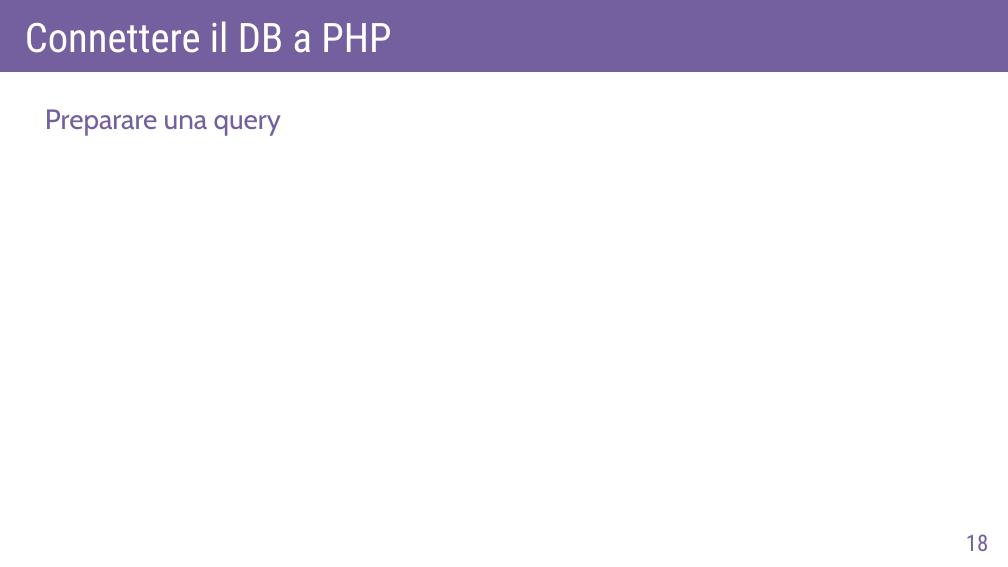
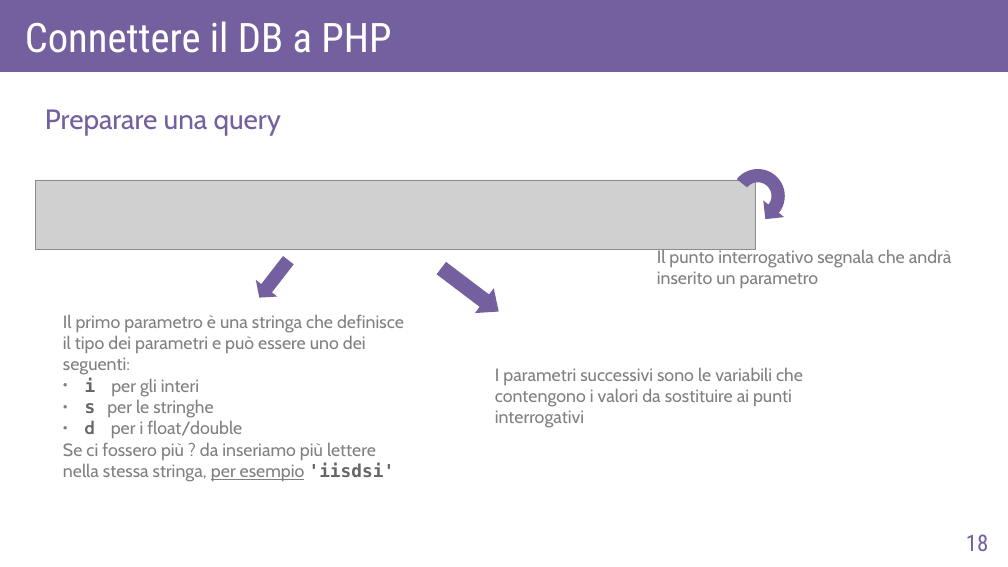
Before and after one commit to AlexF1789/corsoPHP, a slide deck: slide 18 of slide_odp/lez6.odp. Drawn at 1008x567 pixels with LibreOffice and Linux fonts; fonts in the diff are those of the drawing; grey boxes stand for pictures. Boxes give left, top, right and bottom in pixels: in the first picture for what was removed or moved away, otherwise in the second. Text is boxed around its words. In the diff, an @@ line names an element or a change of style, - is before the commit and + after.

```diff
--- a/slide_odp/lez6.odp
+++ b/slide_odp/lez6.odp
@@ freeform shape added at [720,158,796,234], fill #74609E @@
@@ picture added at [36,180,756,250] @@
@@ right arrow added at [249,252,300,306], fill #74609E @@
@@ right arrow added at [432,256,509,324], fill #74609E @@
@@ text added at [657,248,952,288], 14 pt, text #808080 @@
+Il punto interrogativo segnala che andrà inserito un parametro
@@ text added at [63,314,404,482], 14 pt, text #808080 @@
+Il primo parametro è una stringa che definisce il tipo dei parametri e può essere uno dei seguenti:
+● i per gli interi
+● s per le stringhe
+● d per i float/double
+Se ci fossero più ? da inseriamo più lettere nella stessa stringa, per esempio 'iisdsi'
@@ text added at [495,367,803,428], 14 pt, text #808080 @@
+I parametri successivi sono le variabili che contengono i valori da sostituire ai punti interrogativi
```
Also in this commit, not shown: 9 other slides changed, 5 slides added, 5 other files.
